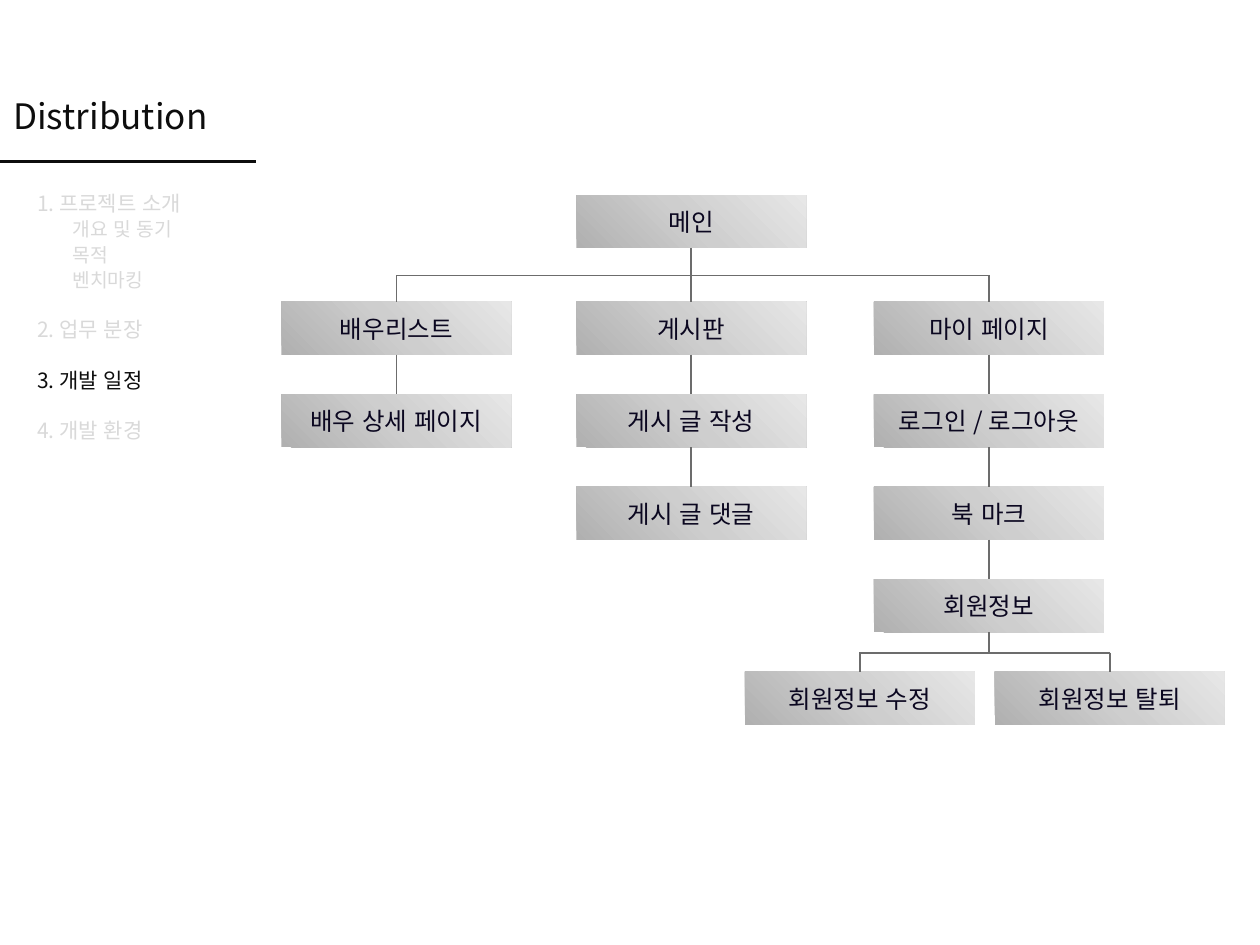
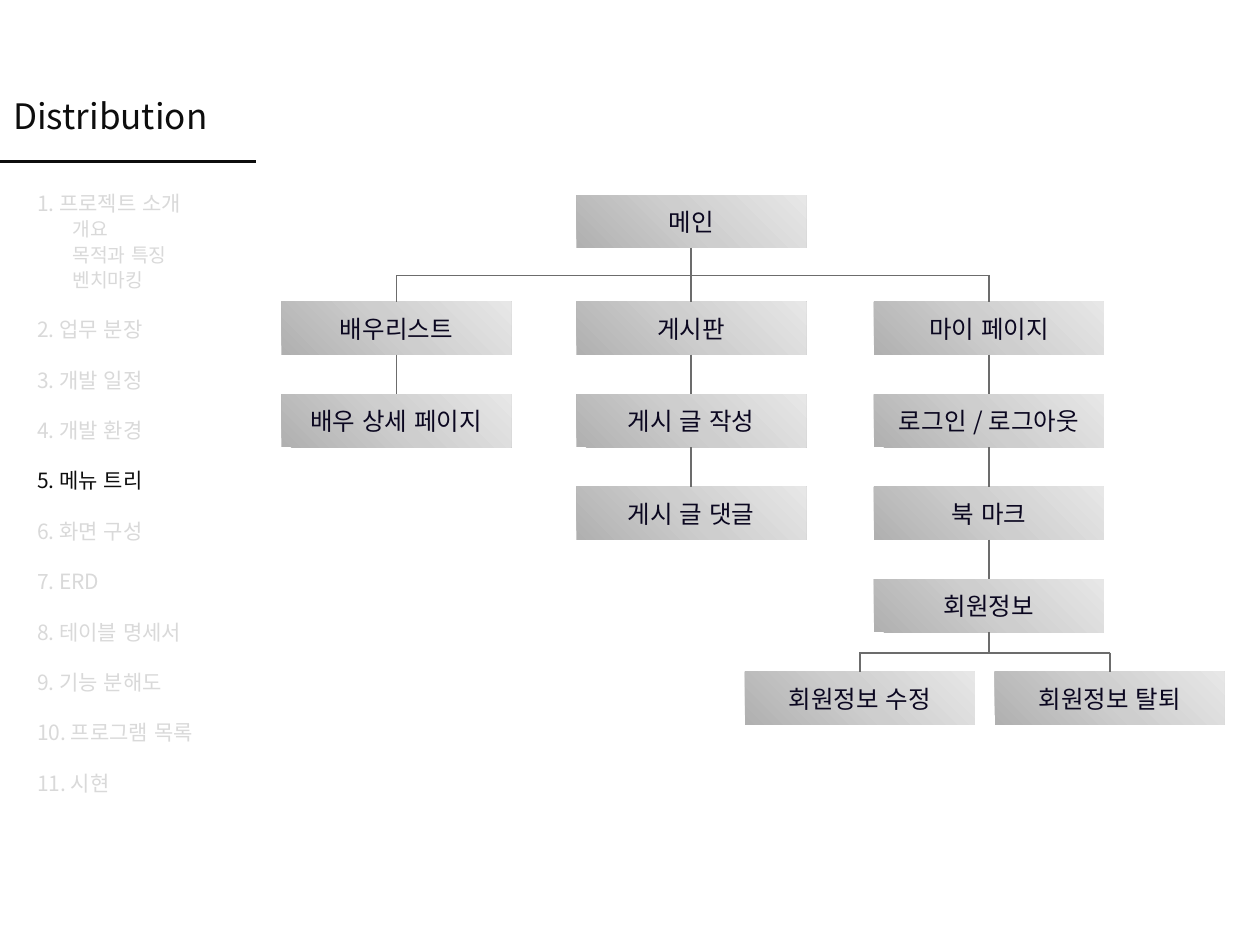
Before and after one commit to theselah/erp-team3, a slide deck: slide 11 of Distribution.pptx (slide 6 before the commit). Drawn at 1260x945 pixels with LibreOffice and Linux fonts; fonts in the diff are those of the drawing. Boxes give left, top, right and bottom in pixels: in the first picture for what was removed or moved away, otherwise in the second. Text is boxed around its words. In the diff, an @@ line names an element or a change of style, - is before the commit and + after.

```diff
--- a/Distribution.pptx
+++ b/Distribution.pptx
@@ text removed at (170, 187, 218, 225) @@
-메뉴 트리
@@ line removed from (0, 228) to (281, 228) @@
@@ text at (72, 215, 166, 293): text changed @@
-개요 및 동기
-목적
-벤치마킹
+개요
+목적과 특징
+벤치마킹
@@ text at (37, 364, 143, 394): text colour #0D0D0D to #D9D9D9 in "3. 개발 일정" @@
@@ text at (37, 470, 193, 797): paragraphs added @@
+5. 메뉴 트리
+6. 화면 구성
+7. ERD
+8. 테이블 명세서
+9. 기능 분해도
+10. 프로그램 목록
+11. 시현
```
Also in this commit, not shown: 6 other slides changed, 8 slides added, 3 slides removed.
